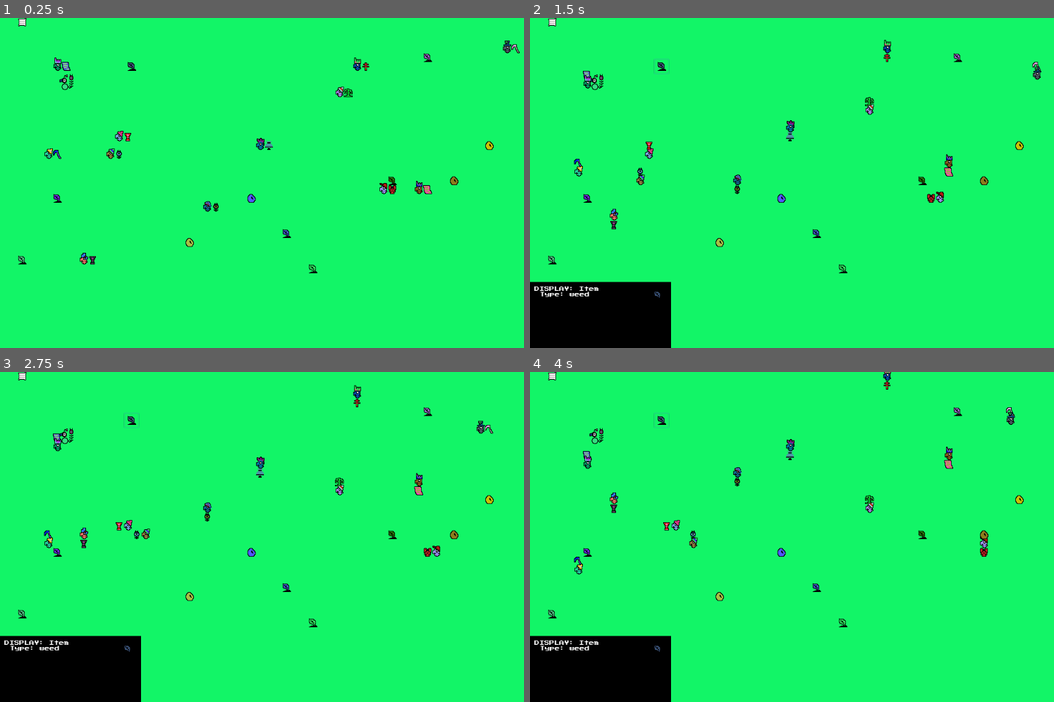
Above: before the commit, frames 1-4 (two rows, left to right).
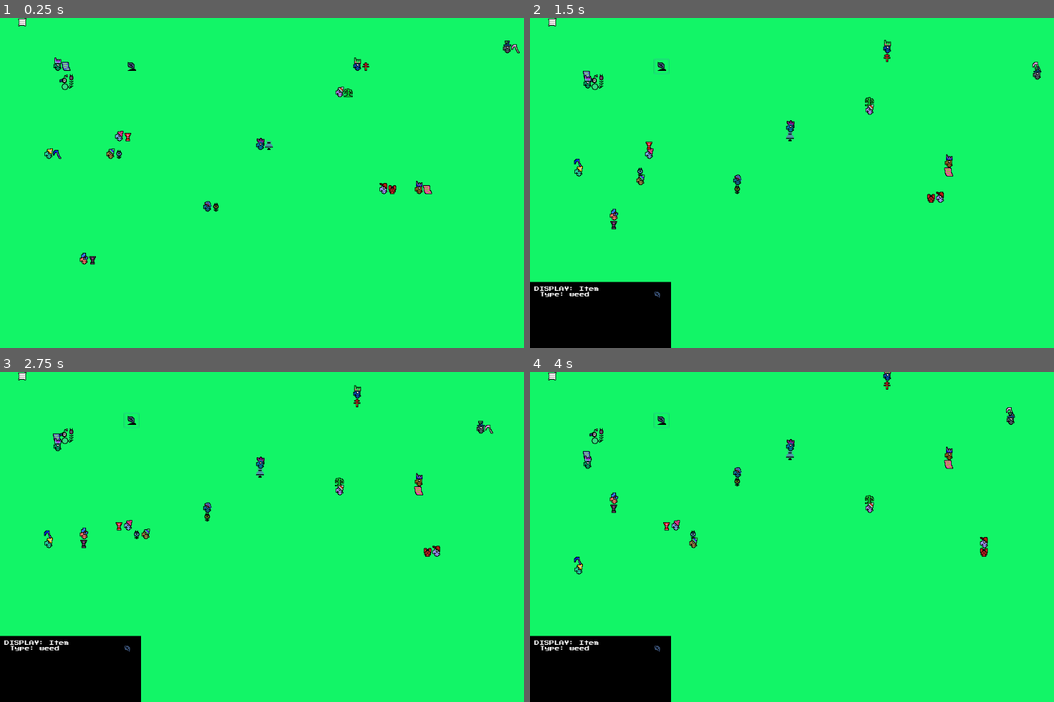
Above: after the commit, the same moments.

Repository: medmaster0/RogueCiv
Game: Godot game, scene res://Game.tscn
Two runs of this game, one before a commit and one after it. Both use one fixed random seed, a clock stepped at 60 frames per second and the inputs below.
Inputs (mouse positions are in pixels of both pictures, inside the frame that each line leads up to):
- Up to frame 1 (0.25 s): no input
- Up to frame 2 (1.5 s): click (661, 67) at 0.52 s; click (661, 67) at 1.27 s
- Up to frame 3 (2.75 s): click (131, 421) at 2.02 s
- Up to frame 4 (4 s): no input

The runs differ from the first frame. In frame 1, 0.3% of the frame differs, in the area x 3-95%, y 10-78%; in frame 2, 0.3%; in frame 3, 0.3%; in frame 4, 0.3%.

Commit message:
Add 3D indexed arrays for map items

Diff:
--- a/Game.gd
+++ b/Game.gd
@@ -10,13 +10,20 @@
 
 var map_creatures = []; #list of all the creatures on map
 var num_creatures = 12; #number of all creatures on map..
+
 #One ladder and flag correspond to each creature
-var map_ladders = [] #list of all ladders on map (and has a flag next to it)
-var map_flags = [] #list of the flags on the map
-
-var map_items = []; #list of all items on the map...
+#var map_ladders = [] #list of all ladders on map (and has a flag next to it)
+#var map_flags = [] #list of the flags on the map
+#var map_items = []; #list of all items on the map...
 #TODO: should be indexed by position...
 
+################
+### 3-D Indexed ITEM arrays -> Really a 4-D list
+#######
+### Access: map_items[x_coord][y_coord][z-_coord] = {list of Item scenes}
+var map_items = [] #items that can be picked up...
+var map_buildings_top = [] #building items that should be built above everything
+var map_buildings_bot = [] #building items that should be built below everything
 
 #STANDARD GAME SCENE GLOBALS
 var world_width #the size of the map (in pixels)
@@ -26,9 +33,11 @@
 var cell_size #the amount of pixels in a cell/tile
 #BROADER WORLD VARS
 var max_x_map = 64
-var max_y_map = 29
+var max_y_map = 29 #How far down the map goes before hitting interface windows
 var min_x_map = 0
 var min_y_map = 0
+var max_z_map = 20 #How high the map goes
+var min_z_map = 0 #The lowest level
 
 #More Globals
 var back_col #will be constantly changing (in increments though since it's expensive)
@@ -61,14 +70,49 @@
 		add_child(temp_cre)
 		map_creatures.append(temp_cre)
 
-	#Make a bunch of rando items
-	for i in range(10):
-		var temp_item = Item.instance()
-		var temp_map_position = Vector2( floor(rand_range(min_x_map,max_x_map)) ,  floor(rand_range(min_y_map,max_y_map))  )
-		var temp_world_position = $TileMap.map_to_world(temp_map_position);
-		temp_item.position = temp_world_position
-		add_child(temp_item)
-		map_items.append(temp_item)
+	#Initialize Item Arrays
+	#MAP ITEMS
+	for i in range(max_x_map):
+		var x_list = []
+		for j in range(max_y_map):
+			var y_list = []
+			for z in range(max_z_map):
+				var z_list = []
+				y_list.append(z_list)
+			x_list.append(y_list)
+		map_items.append(x_list)
+	#BUILDINGS BOTTOM
+	for i in range(max_x_map):
+		var x_list = []
+		for j in range(max_y_map):
+			var y_list = []
+			for z in range(max_z_map):
+				var z_list = []
+				y_list.append(z_list)
+			x_list.append(y_list)
+		map_buildings_bot.append(x_list)
+	#BUILDINGS TOP
+	for i in range(max_x_map):
+		var x_list = []
+		for j in range(max_y_map):
+			var y_list = []
+			for z in range(max_z_map):
+				var z_list = []
+				y_list.append(z_list)
+			x_list.append(y_list)
+		map_buildings_top.append(x_list)
+
+
+
+
+#	#Make a bunch of rando items
+#	for i in range(10):
+#		var temp_item = Item.instance()
+#		var temp_map_position = Vector2( floor(rand_range(min_x_map,max_x_map)) ,  floor(rand_range(min_y_map,max_y_map))  )
+#		var temp_world_position = $TileMap.map_to_world(temp_map_position);
+#		temp_item.position = temp_world_position
+#		add_child(temp_item)
+#		map_items.append(temp_item)
 
 	#Create a Base for each Creature -> a ladder and flag
 #	for i in range(num_creatures):
